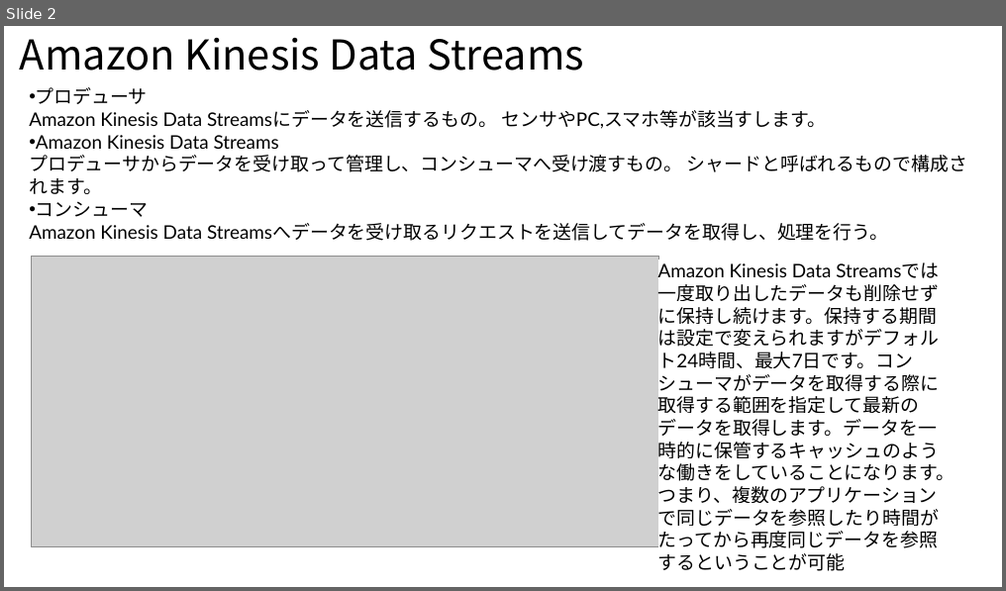
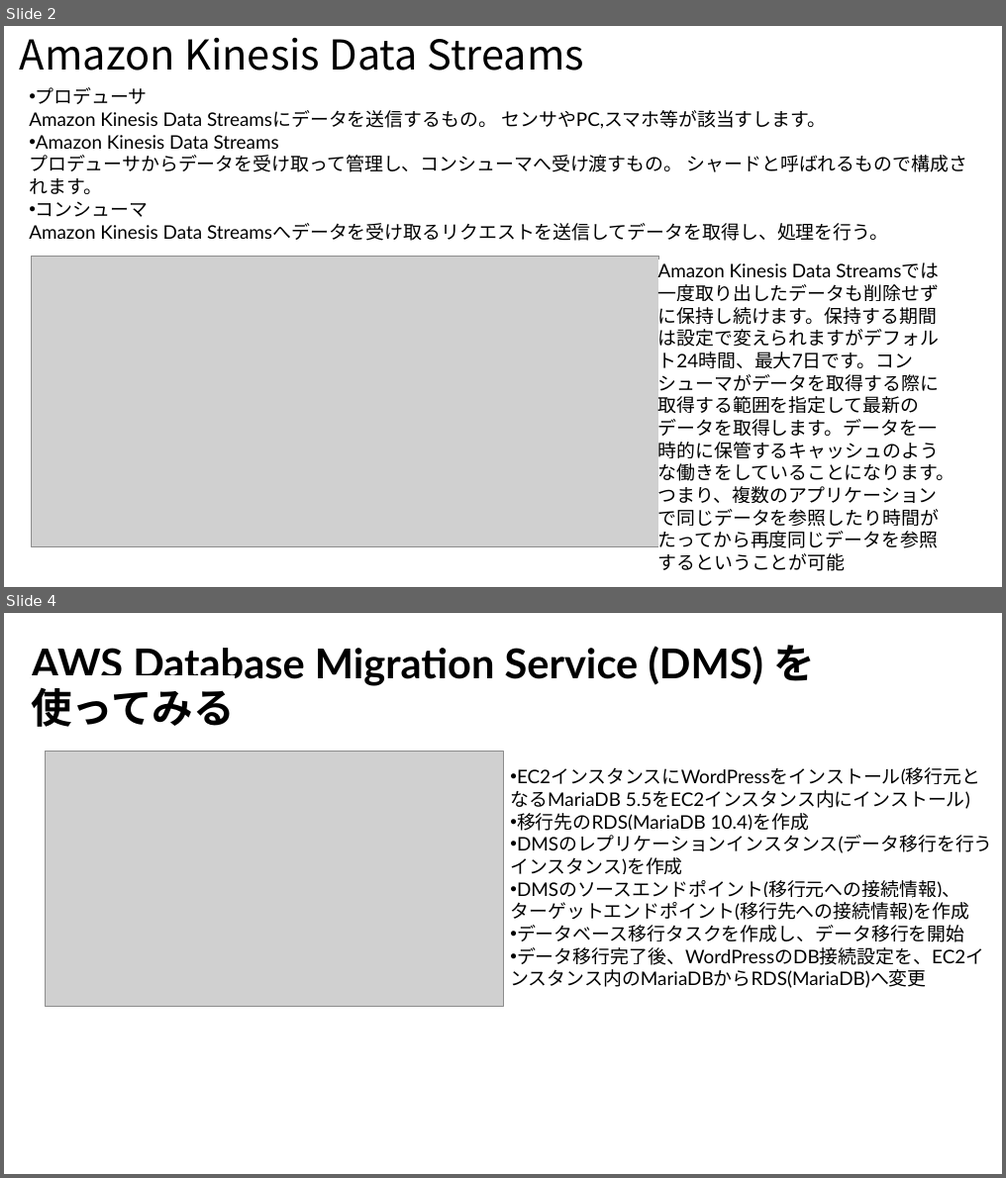
Before and after one commit to yutayadu/learning, a slide deck: AWS SAP/AWS SAP.pptx. Shown one above the other, each under a label of ours: slide 2 before the commit, slides 2 and 4 after it; the slides between them are not shown. The pictures are 1006x591 and 1006x1178 pixels, drawn with LibreOffice and Linux fonts; fonts in the diff are those of the drawing; grey boxes stand for pictures. Boxes give left, top, right and bottom in pixels: in the first picture for what was removed or moved away, otherwise in the second. Text is boxed around its words. In the diff, an @@ line names an element or a change of style, - is before the commit and + after.

```diff
--- a/AWS SAP/AWS SAP.pptx
+++ b/AWS SAP/AWS SAP.pptx
@@ slide 4 added at box(4, 613, 1002, 1174), background #FFFFFF @@
@@ title added at box(31, 645, 815, 727), 39.6 pt, text #000000, bold @@
+AWS Database Migration Service (DMS) を使ってみる
@@ picture added at box(46, 751, 503, 1007) @@
@@ text added at box(510, 767, 993, 988), 18 pt, text #000000 @@
+• EC2インスタンスにWordPressをインストール(移行元となるMariaDB 5.5をEC2インスタンス内にインストール)
+• 移行先のRDS(MariaDB 10.4)を作成
+• DMSのレプリケーションインスタンス(データ移行を行うインスタンス)を作成
+• DMSのソースエンドポイント(移行元への接続情報)、ターゲットエンドポイント(移行先への接続情報)を作成
+• データベース移行タスクを作成し、データ移行を開始
+• データ移行完了後、WordPressのDB接続設定を、EC2インスタンス内のMariaDBからRDS(MariaDB)へ変更
```
Also in this commit, not shown: 2 other slides added, 1 other file.
